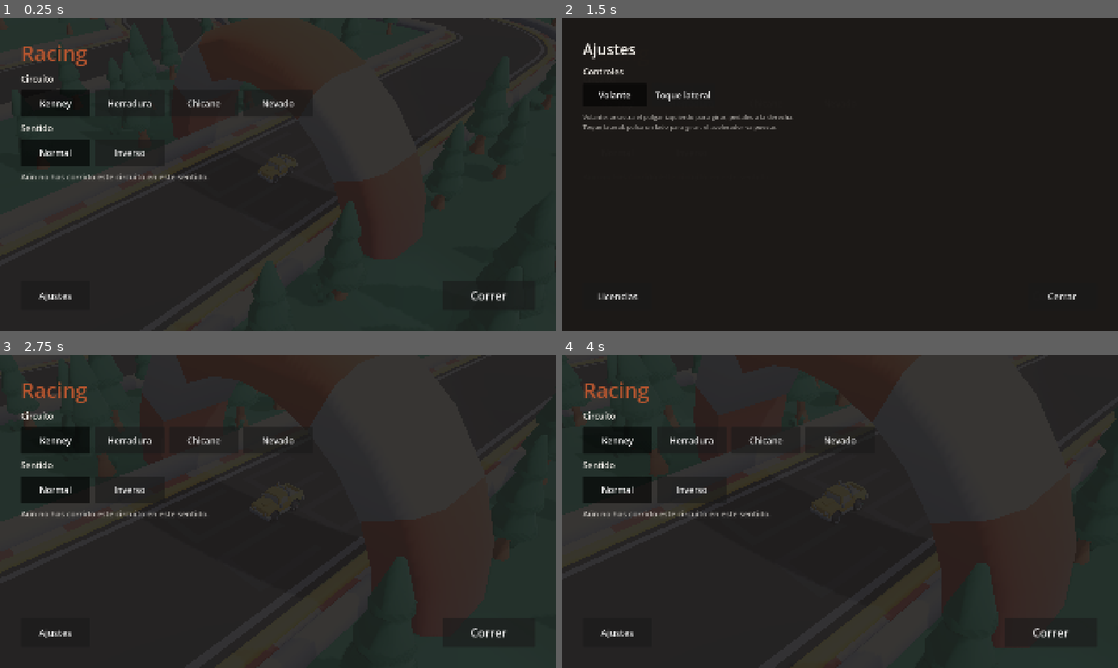
Above: before the commit, frames 1-4 (two rows, left to right).
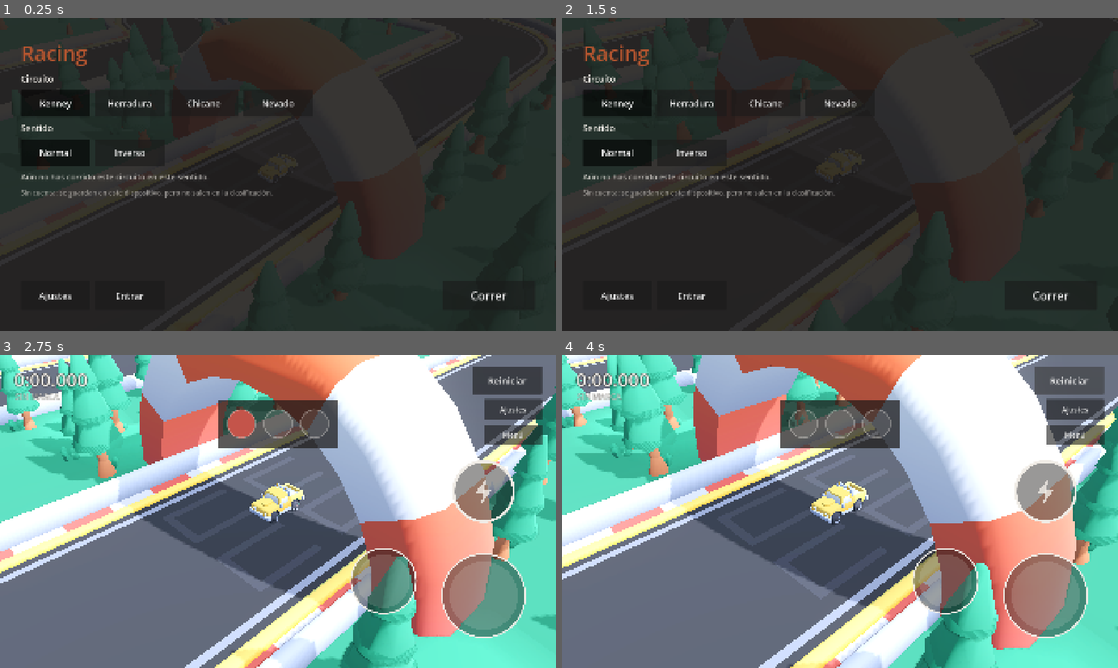
Above: after the commit, the same moments.

Repository: msalejandrojose/core
Game: Godot game, scene res://scenes/main.tscn
Same seed, same stepped clock (60 frames per second), same inputs: the game is played once before the commit and once after it.
Inputs (mouse positions are in pixels of both pictures, inside the frame that each line leads up to):
- Up to frame 1 (0.25 s): no input
- Up to frame 2 (1.5 s): click (689, 296) at 0.5 s, where only the run after the commit has a clickable "Entrar"; click (612, 296) at 1.25 s, where only the run after the commit has a clickable "Cerrar"
- Up to frame 3 (2.75 s): click (500, 633) at 2 s, where only the run before the commit has a clickable "Cerrar"
- Up to frame 4 (4 s): click (1067, 380) at 2.75 s, where only the run after the commit has a clickable "Reiniciar"; click (1067, 380) at 3.5 s, where only the run after the commit has a clickable "Reiniciar"

The runs differ from the first frame. In frame 1, 0.5% of the frame differs, in the area x 3-50%, y 54-90%; in frame 2, 35%; in frame 3, 99%; in frame 4, 99%, in the area x 0-100%, y 0-100%.

Commit message:
feat(racing): cliente HTTP, sesion contra el IAM y subida de tiempos (TASK-204)
Login con email y password contra el IAM que ya existe, token persistido en el
dispositivo, y envio del tiempo al completar vuelta.

El cliente NUNCA lanza: devuelve siempre un ApiResponse. En un juego, una
llamada que falla no puede tumbar la partida — el coche sigue corriendo aunque
no haya red. Y conserva el `code` del catalogo de errores de la API, que es lo
que permite reaccionar distinto a un rechazo del anti-cheat (reintentar no lo
va a arreglar nunca) que a una sesion caducada o a un fallo de red.

La marca local se guarda SIEMPRE, haya cuenta o no y haya red o no. Subirla es
un extra: el juego no puede quedarse esperando a un servidor justo despues de
cruzar la meta. Jugar sin cuenta funciona entero; la cuenta es para que los
tiempos cuenten fuera.

RacingApi traduce "circuito + sentido" al slug de la API reutilizando
GameSettings.track_key(), la misma clave que ya usan los records locales. Una
sola fuente para las dos cosas.

El test va contra la API REAL, sin mocks. Lo que puede fallar aqui no es la
logica del cliente, que son treinta lineas: es que el formato de una respuesta
no sea el que se supone, que un error llegue con otra forma o que el token no
viaje. Un mock que devuelve lo que yo creo que devuelve la API no prueba nada
de eso. Si la API no esta levantada el test se omite en vez de fallar.

Dos cosas que ese test destapo: no era idempotente (la segunda ejecucion ya no
es record personal, porque la API guarda historico) y no se pueden encadenar
dos vueltas en una ejecucion, porque mi propio anti-cheat rechaza la segunda
por llegar antes de que diera tiempo a correrla. Ahora comprueba la FORMA de
la respuesta, que es lo que el cliente consume.

Sin Google: necesita plugin nativo que Godot no trae. Queda tarea aparte con
la via elegida (navegador + callback en la API) y el aviso de que Apple exige
Sign in with Apple si se ofrece Google.

Co-Authored-By: Claude Opus 5 <noreply@anthropic.com>

Diff:
--- a/apps/game/project.godot
+++ b/apps/game/project.godot
@@ -27,6 +27,9 @@
 VehicleInput="*res://scripts/input/vehicle_input.gd"
 RaceRecords="*res://scripts/state/race_records.gd"
 GameSettings="*res://scripts/state/game_settings.gd"
+Api="*res://scripts/net/api_client.gd"
+Session="*res://scripts/state/session.gd"
+RacingApi="*res://scripts/net/racing_api.gd"
 
 [display]
 
@@ -37,6 +40,12 @@
 window/handheld/orientation=0
 window/stretch/mode="canvas_items"
 window/stretch/aspect="expand"
+
+[racing]
+
+; Dónde vive la API. En un móvil real `localhost` es el propio teléfono, así que
+; para probar contra el ordenador hay que poner aquí su IP en la red local.
+api/base_url="http://localhost:3000/v1"
 
 [filesystem]
 
--- /dev/null
+++ b/apps/game/scenes/ui/login-screen.tscn
@@ -0,0 +1,6 @@
+[gd_scene load_steps=2 format=3]
+
+[ext_resource type="Script" path="res://scripts/ui/login_screen.gd" id="1_login"]
+
+[node name="LoginScreen" type="CanvasLayer"]
+script = ExtResource("1_login")
--- /dev/null
+++ b/apps/game/scripts/net/api_client.gd
@@ -0,0 +1,94 @@
+extends Node
+
+## Cliente HTTP contra la API de `core`.
+##
+## Autoload registrado como `Api` en project.godot.
+##
+## Todo devuelve un `ApiResponse` en vez de lanzar: en un juego, una llamada que
+## falla nunca puede tumbar la partida. El coche sigue corriendo aunque no haya
+## red, y quien llama decide qué hacer con el fallo.
+
+const ApiResponse := preload("res://scripts/net/api_response.gd")
+
+## Dónde vive la API. Se lee de los ajustes del proyecto para poder apuntar a
+## otra máquina sin tocar código — en un móvil real, `localhost` es el propio
+## teléfono, así que hay que poner la IP del ordenador en la red local.
+const BASE_URL_SETTING := "racing/api/base_url"
+const DEFAULT_BASE_URL := "http://localhost:3000/v1"
+
+## Un tiempo de vuelta que tarda más de esto en subir no interesa reintentarlo
+## en caliente: se encola y se sube luego.
+const TIMEOUT_S := 10.0
+
+var base_url: String = DEFAULT_BASE_URL
+
+## Token de sesión. Lo pone `Session`; el cliente solo lo adjunta.
+var access_token: String = ""
+
+
+func _ready() -> void:
+	if ProjectSettings.has_setting(BASE_URL_SETTING):
+		base_url = str(ProjectSettings.get_setting(BASE_URL_SETTING))
+
+
+func get_json(path: String, authorized: bool = true) -> ApiResponse:
+	return await _request(HTTPClient.METHOD_GET, path, {}, authorized, false)
+
+
+func post_json(path: String, body: Dictionary, authorized: bool = true) -> ApiResponse:
+	return await _request(HTTPClient.METHOD_POST, path, body, authorized, true)
+
+
+# --- Interno ------------------------------------------------------------------
+
+func _request(
+	method: int,
+	path: String,
+	body: Dictionary,
+	authorized: bool,
+	send_body: bool,
+) -> ApiResponse:
+	var http := HTTPRequest.new()
+	http.timeout = TIMEOUT_S
+	add_child(http)
+
+	var headers := PackedStringArray(["Content-Type: application/json"])
+	if authorized and access_token != "":
+		headers.append("Authorization: Bearer %s" % access_token)
+
+	var payload := JSON.stringify(body) if send_body else ""
+	var error := http.request(base_url + path, headers, method, payload)
+
+	if error != OK:
+		http.queue_free()
+		return ApiResponse.failure(0, "NETWORK", "No se pudo abrir la conexión.")
+
+	var result: Array = await http.request_completed
+	http.queue_free()
+
+	# result = [result, response_code, headers, body]
+	var outcome: int = result[0]
+	var status: int = result[1]
+	var raw: PackedByteArray = result[3]
+
+	if outcome != HTTPRequest.RESULT_SUCCESS:
+		return ApiResponse.failure(
+			status, "NETWORK", "Sin conexión con el servidor.")
+
+	var parsed: Variant = null
+	if raw.size() > 0:
+		parsed = JSON.parse_string(raw.get_string_from_utf8())
+
+	if status >= 200 and status < 300:
+		return ApiResponse.success(status, parsed)
+
+	# La API devuelve `{ code, message }` con su catálogo de errores. Se
+	# conserva el `code` porque es lo que permite reaccionar distinto a un
+	# rechazo del anti-cheat que a una sesión caducada.
+	var code := "HTTP_%d" % status
+	var message := "Error del servidor."
+	if parsed is Dictionary:
+		code = str(parsed.get("code", code))
+		message = str(parsed.get("message", message))
+
+	return ApiResponse.failure(status, code, message)
--- /dev/null
+++ b/apps/game/scripts/net/api_response.gd
@@ -0,0 +1,46 @@
+extends RefCounted
+
+## Resultado de una llamada a la API.
+##
+## Se devuelve siempre, también cuando falla: en un juego una llamada rota no
+## puede tumbar la partida, así que nada de excepciones. Quien llama mira `ok`.
+
+var ok: bool
+var status: int
+var data: Variant
+## Código del catálogo de errores de la API, o "NETWORK" si no llegó a hablar
+## con el servidor. Es lo que permite reaccionar distinto a un rechazo del
+## anti-cheat que a una sesión caducada.
+var code: String
+var message: String
+
+
+static func success(p_status: int, p_data: Variant):
+	var response = new()
+	response.ok = true
+	response.status = p_status
+	response.data = p_data
+	response.code = ""
+	response.message = ""
+	return response
+
+
+static func failure(p_status: int, p_code: String, p_message: String):
+	var response = new()
+	response.ok = false
+	response.status = p_status
+	response.data = null
+	response.code = p_code
+	response.message = p_message
+	return response
+
+
+## Un fallo de red es distinto de un rechazo del servidor: el primero se
+## reintenta, el segundo no tiene sentido reintentarlo igual.
+func is_network_error() -> bool:
+	return code == "NETWORK"
+
+
+## La sesión ya no vale y hay que volver a entrar.
+func is_unauthorized() -> bool:
+	return status == 401
--- /dev/null
+++ b/apps/game/scripts/net/racing_api.gd
@@ -0,0 +1,36 @@
+extends Node
+
+## Llamadas de carreras contra la API. Autoload registrado como `RacingApi`.
+##
+## Traduce entre el vocabulario del juego y el de la API. Lo importante que hace
+## esa traducción: el juego habla de "circuito + sentido" y la API de un slug
+## por cada combinación, que es exactamente la clave de récord que ya usa
+## `GameSettings.track_key()`. Una sola fuente para las dos cosas.
+
+const ApiResponse := preload("res://scripts/net/api_response.gd")
+
+## Versión del build que acompaña a cada tiempo. La API la guarda para poder
+## invalidar marcas cuando cambie la física del coche.
+const CLIENT_VERSION := "0.1.0"
+
+
+## Sube un intento. Devuelve la respuesta tal cual: quien llama decide si
+## reintentar, encolar o ignorar.
+func submit_lap(track_key: String, duration_ms: int, splits_ms: Array):
+	return await Api.post_json("/racing/tracks/%s/lap-times" % track_key, {
+		"durationMs": duration_ms,
+		"splitsMs": splits_ms,
+		"clientVersion": CLIENT_VERSION,
+	})
+
+
+func leaderboard(track_key: String, limit: int = 20):
+	return await Api.get_json("/racing/tracks/%s/leaderboard?limit=%d" % [track_key, limit])
+
+
+func personal_best(track_key: String):
+	return await Api.get_json("/racing/me/best/%s" % track_key)
+
+
+func tracks():
+	return await Api.get_json("/racing/tracks")
--- a/apps/game/scripts/race/race_director.gd
+++ b/apps/game/scripts/race/race_director.gd
@@ -197,3 +197,17 @@
 func _on_lap_completed(duration_ms: int, splits_ms: Array) -> void:
 	if RaceRecords.submit(record_key(), duration_ms, splits_ms):
 		record_beaten.emit(duration_ms)
+
+	# La marca local se guarda SIEMPRE, haya cuenta o no y haya red o no. Subirla
+	# es un extra: el juego no puede quedarse esperando a un servidor justo
+	# después de cruzar la meta.
+	if Session.is_logged_in():
+		_upload_lap(duration_ms, splits_ms)
+
+
+func _upload_lap(duration_ms: int, splits_ms: Array) -> void:
+	var response = await RacingApi.submit_lap(record_key(), duration_ms, splits_ms)
+	if not response.ok:
+		# Sin cola de reintentos todavía (TASK-205): de momento solo se deja
+		# constancia, en vez de fingir que se subió.
+		push_warning("No se pudo subir la vuelta (%s): %s" % [response.code, response.message])
--- /dev/null
+++ b/apps/game/scripts/state/session.gd
@@ -0,0 +1,75 @@
+extends Node
+
+## Sesión del jugador contra el IAM de `core`.
+##
+## Autoload registrado como `Session` en project.godot.
+##
+## El token se guarda en el dispositivo y se rehidrata al arrancar: nadie va a
+## escribir su contraseña cada vez que abre un juego de coches.
+
+const PATH := "user://session.cfg"
+
+signal changed()
+
+var access_token: String = ""
+var email: String = ""
+
+var _cfg := ConfigFile.new()
+
+
+func _ready() -> void:
+	_cfg.load(PATH)
+	access_token = _cfg.get_value("session", "access_token", "")
+	email = _cfg.get_value("session", "email", "")
+	Api.access_token = access_token
+
+
+func is_logged_in() -> bool:
+	return access_token != ""
+
+
+func login(p_email: String, password: String):
+	var response = await Api.post_json(
+		"/auth/login", {"email": p_email, "password": password}, false)
+	_adopt(response)
+	return response
+
+
+func register(p_email: String, password: String, first_name: String):
+	var response = await Api.post_json("/auth/register", {
+		"email": p_email,
+		"password": password,
+		"firstName": first_name,
+	}, false)
+	_adopt(response)
+	return response
+
+
+func logout() -> void:
+	access_token = ""
+	email = ""
+	Api.access_token = ""
+	_cfg.set_value("session", "access_token", "")
+	_cfg.set_value("session", "email", "")
+	_cfg.save(PATH)
+	changed.emit()
+
+
+func _adopt(response) -> void:
+	if not response.ok or not (response.data is Dictionary):
+		return
+
+	var token := str(response.data.get("accessToken", ""))
+	if token == "":
+		return
+
+	access_token = token
+	Api.access_token = token
+
+	var user: Variant = response.data.get("user")
+	email = str(user.get("email", "")) if user is Dictionary else ""
+
+	_cfg.set_value("session", "access_token", access_token)
+	_cfg.set_value("session", "email", email)
+	_cfg.save(PATH)
+	changed.emit()
--- /dev/null
+++ b/apps/game/scripts/ui/login_screen.gd
@@ -0,0 +1,153 @@
+extends CanvasLayer
+
+## Entrar o crear cuenta contra el IAM de `core`.
+##
+## Solo email y contraseña. Google y Apple necesitan plugins nativos que Godot
+## no trae, y la vía sin código nativo (navegador + callback en la API) es una
+## tarea aparte — está anotada, con el aviso de que Apple exige ofrecer Sign in
+## with Apple si se ofrece Google.
+
+const BONE := Color("f0ece6")
+const INK := Color(0.11, 0.098, 0.09)
+const BAD := Color("c4544a")
+const GOOD := Color("4c9a68")
+
+signal closed()
+
+var _email: LineEdit
+var _password: LineEdit
+var _status: Label
+var _buttons: Array[Button] = []
+
+
+func _ready() -> void:
+	layer = 9
+	_build()
+
+
+func _build() -> void:
+	var backdrop := ColorRect.new()
+	# Opaco del todo: detrás está el menú, y no hay nada que previsualizar
+	# mientras escribes una contraseña.
+	backdrop.color = INK
+	backdrop.set_anchors_preset(Control.PRESET_FULL_RECT)
+	add_child(backdrop)
+
+	var margin := MarginContainer.new()
+	margin.set_anchors_preset(Control.PRESET_FULL_RECT)
+	for side in ["left", "right", "top", "bottom"]:
+		margin.add_theme_constant_override("margin_" + side, 72)
+	add_child(margin)
+
+	var column := VBoxContainer.new()
+	column.add_theme_constant_override("separation", 18)
+	margin.add_child(column)
+
+	var title := Label.new()
+	title.text = "Tu cuenta"
+	title.add_theme_font_size_override("font_size", 52)
+	title.add_theme_color_override("font_color", BONE)
+	column.add_child(title)
+
+	var intro := Label.new()
+	intro.text = "Hace falta para subir tus tiempos y aparecer en la clasificación."
+	intro.add_theme_font_size_override("font_size", 24)
+	intro.add_theme_color_override("font_color", BONE * Color(1, 1, 1, 0.6))
+	column.add_child(intro)
+
+	_email = _field("Email", false)
+	_email.text = Session.email
+	column.add_child(_email)
+
+	_password = _field("Contraseña", true)
+	column.add_child(_password)
+
+	_status = Label.new()
+	_status.autowrap_mode = TextServer.AUTOWRAP_WORD_SMART
+	_status.add_theme_font_size_override("font_size", 24)
+	column.add_child(_status)
+
+	var spacer := Control.new()
+	spacer.size_flags_vertical = Control.SIZE_EXPAND_FILL
+	column.add_child(spacer)
+
+	var row := HBoxContainer.new()
+	row.add_theme_constant_override("separation", 16)
+	column.add_child(row)
+
+	row.add_child(_button("Cerrar", 200, func() -> void: _close()))
+
+	var push := Control.new()
+	push.size_flags_horizontal = Control.SIZE_EXPAND_FILL
+	row.add_child(push)
+
+	row.add_child(_button("Crear cuenta", 280, func() -> void: _submit(true)))
+	row.add_child(_button("Entrar", 240, func() -> void: _submit(false)))
+
+
+func _field(placeholder: String, secret: bool) -> LineEdit:
+	var edit := LineEdit.new()
+	edit.placeholder_text = placeholder
+	edit.secret = secret
+	edit.custom_minimum_size = Vector2(0, 88)
+	edit.add_theme_font_size_override("font_size", 30)
+	return edit
+
+
+func _button(text: String, width: int, on_pressed: Callable) -> Button:
+	var button := Button.new()
+	button.text = text
+	button.custom_minimum_size = Vector2(width, 96)
+	button.add_theme_font_size_override("font_size", 30)
+	button.pressed.connect(on_pressed)
+	_buttons.append(button)
+	return button
+
+
+# --- Acciones -----------------------------------------------------------------
+
+func _submit(create: bool) -> void:
+	var email := _email.text.strip_edges()
+	if email == "" or _password.text == "":
+		_say("Rellena email y contraseña.", BAD)
+		return
+
+	# Se bloquean los botones mientras va la llamada: dos toques seguidos
+	# lanzarían dos registros y el segundo fallaría con un error confuso.
+	_set_busy(true)
+	_say("Conectando…", BONE)
+
+	var response = (
+		await Session.register(email, _password.text, email.split("@")[0])
+		if create
+		else await Session.login(email, _password.text))
+
+	_set_busy(false)
+
+	if response.ok:
+		_say("Listo. Tus tiempos ya se suben.", GOOD)
+		await get_tree().create_timer(0.8).timeout
+		_close()
+		return
+
+	# El mensaje del servidor es mejor que uno inventado aquí: sabe si es
+	# contraseña incorrecta, email ya registrado o cuenta sin verificar.
+	if response.is_network_error():
+		_say("No hay conexión con el servidor. Puedes seguir corriendo: los tiempos se guardan y se subirán luego.", BAD)
+	else:
+		_say(response.message, BAD)
+
+
+func _set_busy(busy: bool) -> void:
+	for button in _buttons:
+		button.disabled = busy
+
+
+func _say(text: String, color: Color) -> void:
+	_status.text = text
+	_status.add_theme_color_override("font_color", color)
+
+
+func _close() -> void:
+	closed.emit()
+	queue_free()
--- a/apps/game/scripts/ui/main_menu.gd
+++ b/apps/game/scripts/ui/main_menu.gd
@@ -17,6 +17,8 @@
 const INK := Color(0.11, 0.098, 0.09)
 
 var _best_label: Label
+var _account_label: Label
+var _account_button: Button
 var _track_buttons: Array[Button] = []
 var _direction_buttons: Array[Button] = []
 
@@ -113,6 +115,11 @@
 	_best_label.add_theme_color_override("font_color", BONE * Color(1, 1, 1, 0.7))
 	column.add_child(_best_label)
 
+	_account_label = Label.new()
+	_account_label.add_theme_font_size_override("font_size", 24)
+	_account_label.add_theme_color_override("font_color", BONE * Color(1, 1, 1, 0.55))
+	column.add_child(_account_label)
+
 	var spacer := Control.new()
 	spacer.size_flags_vertical = Control.SIZE_EXPAND_FILL
 	column.add_child(spacer)
@@ -123,6 +130,9 @@
 
 	row.add_child(_button("Ajustes", 240, func() -> void:
 		add_child(load("res://scenes/ui/settings-screen.tscn").instantiate())))
+
+	_account_button = _button("Cuenta", 240, _open_account)
+	row.add_child(_account_button)
 
 	var push := Control.new()
 	push.size_flags_horizontal = Control.SIZE_EXPAND_FILL
@@ -156,6 +166,7 @@
 	for i in _direction_buttons.size():
 		_direction_buttons[i].button_pressed = (i == 1) == GameSettings.reverse
 
+	_refresh_account()
 	_refresh_best()
 
 
@@ -170,6 +181,28 @@
 		_best_label.text = "Aún no has corrido este circuito en este sentido."
 
 
+## Entrar no es obligatorio para jugar: sin cuenta se corre igual y los tiempos
+## se guardan en el dispositivo. La cuenta es para que cuenten fuera.
+func _open_account() -> void:
+	if Session.is_logged_in():
+		Session.logout()
+		_refresh_account()
+		return
+
+	var screen: CanvasLayer = load("res://scenes/ui/login-screen.tscn").instantiate()
+	screen.closed.connect(_refresh_account)
+	add_child(screen)
+
+
+func _refresh_account() -> void:
+	if Session.is_logged_in():
+		_account_label.text = "Conectado como %s — tus tiempos se suben." % Session.email
+		_account_button.text = "Salir"
+	else:
+		_account_label.text = "Sin cuenta: se guardan en este dispositivo, pero no salen en la clasificación."
+		_account_button.text = "Entrar"
+
+
 # --- Piezas -------------------------------------------------------------------
 
 func _heading(text: String) -> Label:
--- /dev/null
+++ b/apps/game/tests/api_client_test.gd
@@ -0,0 +1,151 @@
+extends Node
+
+const TestEnv := preload("res://tests/test_env.gd")
+
+## Prueba del cliente HTTP contra una API REAL:
+##
+##     # en apps/api:  PORT=3101 node dist/main.js
+##     godot --quit-after 3000 res://tests/api_client_test.tscn
+##
+## No hay mocks a propósito. Lo que puede fallar aquí no es la lógica del
+## cliente, que son treinta líneas: es que el formato de una respuesta no sea el
+## que se supone, que un error llegue con otra forma, o que el token no viaje.
+## Un mock que devuelve lo que yo creo que devuelve la API no prueba nada de eso.
+##
+## Si la API no está levantada, el test lo dice y se salta en vez de fallar: no
+## queremos una suite roja por no tener el backend a mano.
+##
+## ⚠️ Escribe en la base de datos de desarrollo: deja un tiempo real por
+## ejecución. Es el precio de probar contra la API de verdad.
+
+const BASE_URL := "http://localhost:3101/v1"
+const EMAIL := "msalejandrojose7@gmail.com"
+const PASSWORD := "G0venture"
+
+var _failures := 0
+
+
+func _ready() -> void:
+	TestEnv.reset()
+	Api.base_url = BASE_URL
+
+	var reachable = await Api.get_json("/racing/tracks", false)
+	# 401 significa que la API está viva y protegiendo el endpoint, que es justo
+	# lo que se espera sin token.
+	if reachable.is_network_error():
+		print("  — API no disponible en %s, test omitido" % BASE_URL)
+		get_tree().quit(0)
+		return
+
+	_check_eq(reachable.status, 401, "sin token, la API responde 401")
+	_check(reachable.is_unauthorized(), true, "y el cliente lo reconoce")
+
+	await _test_login()
+	await _test_tracks()
+	await _test_submit_lap()
+	await _test_leaderboard()
+	await _test_rechazo_del_anticheat()
+
+	Session.logout()
+
+	if _failures == 0:
+		print("\nOK")
+		get_tree().quit(0)
+	else:
+		print("\nFALLOS: %d" % _failures)
+		get_tree().quit(1)
+
+
+# --- Casos --------------------------------------------------------------------
+
+func _test_login() -> void:
+	var bad = await Session.login(EMAIL, "contrasena-incorrecta")
+	_check(bad.ok, false, "una contraseña mala no entra")
+	_check(Session.is_logged_in(), false, "y no deja sesión a medias")
+
+	var good = await Session.login(EMAIL, PASSWORD)
+	_check(good.ok, true, "el login correcto entra")
+	_check(Session.is_logged_in(), true, "y deja sesión")
+	_check_eq(Session.email, EMAIL, "con el email del usuario")
+	_check(Api.access_token != "", true, "el cliente adopta el token")
+
+
+func _test_tracks() -> void:
+	var response = await RacingApi.tracks()
+	_check(response.ok, true, "los circuitos llegan con el token puesto")
+
+	var slugs := []
+	if response.ok and response.data is Dictionary:
+		for track in response.data.get("data", []):
+			slugs.append(track.get("slug"))
+
+	# Los circuitos del cliente tienen que existir en el servidor, en los dos
+	# sentidos: si no, subir un tiempo fallaría con 404 justo al cruzar meta.
+	var missing := []
+	for id in TrackCatalog.ids():
+		for suffix in ["", "-rev"]:
+			if not slugs.has(id + suffix):
+				missing.append(id + suffix)
+	_check_eq(missing, [], "todos los circuitos del juego existen en la API")
+
+
+## Solo se sube UNA vuelta por ejecución, y a propósito: el anti-cheat rechaza
+## un segundo intento que llegue antes de que diera tiempo a correrlo, así que
+## encadenar dos aquí probaría el rechazo, no el envío.
+##
+## Por lo mismo no se puede afirmar que sea récord personal: la API guarda el
+## histórico, y en la segunda ejecución el mismo tiempo ya no mejora nada. Se
+## comprueba la FORMA de la respuesta, que es lo que el cliente consume.
+func _test_submit_lap() -> void:
+	var splits := [10120, 21400, 33900, 42350]
+	var response = await RacingApi.submit_lap("kenney-01", 42350, splits)
+
+	_check(response.ok, true, "una vuelta normal se acepta")
+	if response.ok:
+		_check_eq(typeof(response.data.get("personalBest")), TYPE_BOOL, "responde si es récord personal")
+		_check(int(response.data.get("position", 0)) >= 1, true, "y con posición en el ranking")
+		_check(response.data.get("lapTime") is Dictionary, true, "devolviendo la vuelta guardada")
+
+
+func _test_leaderboard() -> void:
+	var response = await RacingApi.leaderboard("kenney-01")
+	_check(response.ok, true, "el leaderboard llega")
+
+	if response.ok:
+		_check(response.data.get("entries").size() > 0, true, "con al menos una entrada")
+		_check(response.data.get("yourPosition") != null, true, "y con tu posición")
+
+	# El sentido inverso es otro leaderboard: el tiempo de antes no puede estar.
+	var reverse = await RacingApi.leaderboard("kenney-01-rev")
+	_check(reverse.ok, true, "el inverso también responde")
+	if reverse.ok:
+		_check_eq(reverse.data.get("entries").size(), 0, "y está vacío, es otro ranking")
+
+
+func _test_rechazo_del_anticheat() -> void:
+	# Cinco segundos en un circuito cuyo mínimo físico son nueve.
+	var response = await RacingApi.submit_lap("kenney-01", 5000, [1000, 2000, 3000, 5000])
+
+	_check(response.ok, false, "una vuelta imposible se rechaza")
+	_check_eq(response.code, "RACING_IMPLAUSIBLE_LAP_TIME", "con el código del anti-cheat")
+	# Y el cliente tiene que saber que esto NO es un problema de red: reintentar
+	# no va a arreglarlo nunca.
+	_check(response.is_network_error(), false, "y no se confunde con un fallo de red")
+
+
+# --- Utilidades ---------------------------------------------------------------
+
+func _check(got, want, label: String) -> void:
+	_report(got == want, label, want, got)
+
+
+func _check_eq(got, want, label: String) -> void:
+	_report(got == want, label, want, got)
+
+
+func _report(ok: bool, label: String, want, got) -> void:
+	if ok:
+		print("  ok   %s" % label)
+	else:
+		print("  FALLA %s — esperado %s, obtenido %s" % [label, want, got])
+		_failures += 1
--- /dev/null
+++ b/apps/game/tests/api_client_test.tscn
@@ -0,0 +1,6 @@
+[gd_scene load_steps=2 format=3]
+
+[ext_resource type="Script" path="res://tests/api_client_test.gd" id="1_api"]
+
+[node name="ApiClientTest" type="Node"]
+script = ExtResource("1_api")
Not shown, added: apps/game/scripts/net/api_client.gd.uid
Not shown, added: apps/game/scripts/net/api_response.gd.uid
Not shown, added: apps/game/scripts/net/racing_api.gd.uid
Not shown, added: apps/game/scripts/state/session.gd.uid
Not shown, added: apps/game/scripts/ui/login_screen.gd.uid
Not shown, added: apps/game/tests/api_client_test.gd.uid
